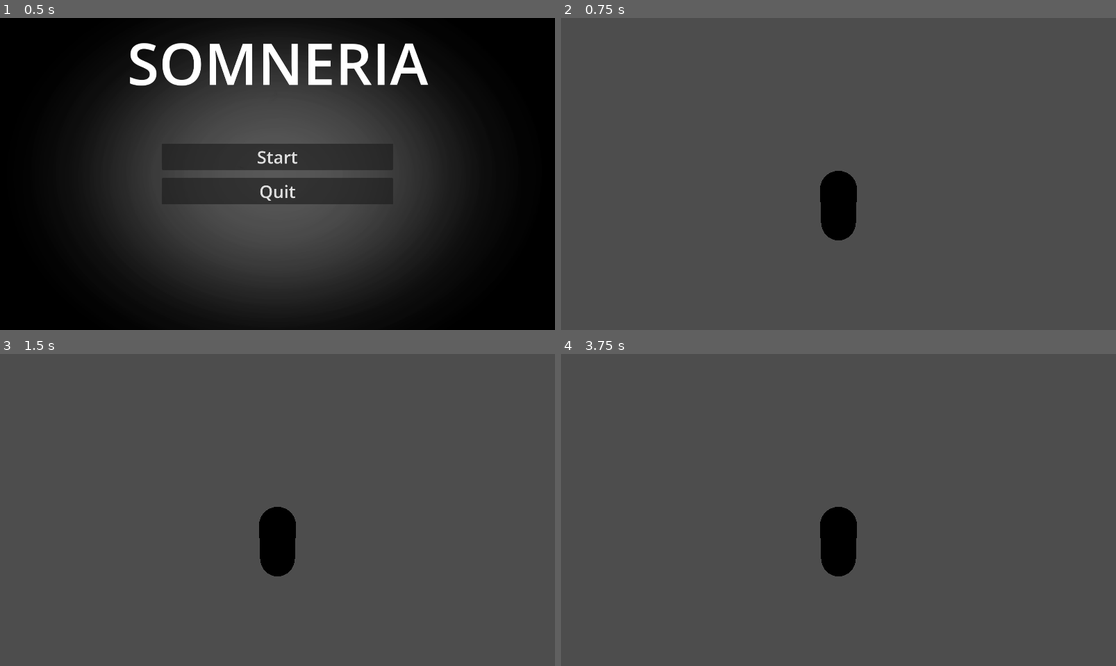
Above: before the commit, frames 1-4 (two rows, left to right).
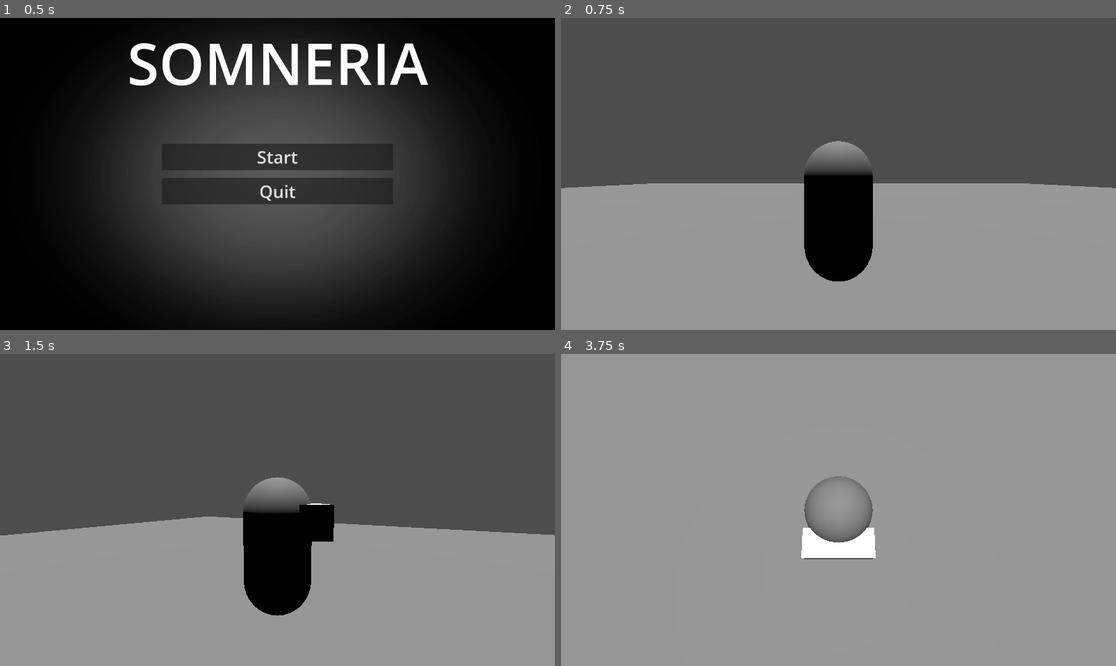
Above: after the commit, the same moments.

Repository: Kaympe20/somneria
Game: Godot game, scene res://main.tscn
The game is run twice, just before and just after one commit, with the same random seed, the same clock (stepped at 60 frames per second) and the same inputs.
Inputs (mouse positions are in pixels of both pictures, inside the frame that each line leads up to):
- Up to frame 1 (0.5 s): no input
- Up to frame 2 (0.75 s): click "Start" at 0.5 s
- Up to frame 3 (1.5 s): tap Enter at 1.25 s; move the mouse to (399, 494) at 1.27 s; hold Right (right, bound only after the commit) from 1.28 s (still down); tap Space (jump, bound only after the commit) at 1.35 s
- Up to frame 4 (3.75 s): tap Space (jump, bound only after the commit) at 1.52, 1.82, 2.1, 2.27, 2.57, 2.75, 2.85, 3.6 s; move the mouse to (727, 525) at 2.02 s; release Right (right, bound only after the commit) at 2.03 s; hold S (back, bound only after the commit) 2.03-2.78 s; move the mouse to (894, 441) at 2.77 s; hold Right (right, bound only after the commit) 2.78-3.53 s; move the mouse to (810, 572) at 3.52 s; hold W (forward, bound only after the commit) from 3.53 s (still down)

Frame 1 is identical in both runs. In frame 2, 46% of the frame differs, in the area x 0-100%, y 39-100%; in frame 3, 45%; in frame 4, 100%, in the area x 0-100%, y 0-100%.

Commit message:
start setting up camera-relative movement

Diff:
--- a/components/player/thirdPerson/thirdPerson.tscn
+++ b/components/player/thirdPerson/thirdPerson.tscn
@@ -1,19 +1,37 @@
 [gd_scene format=3 uid="uid://csbngv28gx0ml"]
 
+[ext_resource type="Script" uid="uid://bkru4wk781xlw" path="res://components/player/thirdPerson/third_person.gd" id="1_08oh2"]
+
 [sub_resource type="CapsuleMesh" id="CapsuleMesh_3xv07"]
+
+[sub_resource type="StandardMaterial3D" id="StandardMaterial3D_08oh2"]
+
+[sub_resource type="BoxMesh" id="BoxMesh_psduf"]
+material = SubResource("StandardMaterial3D_08oh2")
 
 [sub_resource type="CapsuleShape3D" id="CapsuleShape3D_08oh2"]
 
 [node name="ThirdPerson" type="CharacterBody3D" unique_id=1491157744]
+script = ExtResource("1_08oh2")
 
-[node name="MeshInstance3D" type="MeshInstance3D" parent="." unique_id=1585181502]
+[node name="Pivot" type="Node3D" parent="." unique_id=1026410499]
+
+[node name="MeshInstance3D" type="MeshInstance3D" parent="Pivot" unique_id=1585181502]
 transform = Transform3D(1, 0, 0, 0, 1, 0, 0, 0, 1, 0, 1, 0)
 mesh = SubResource("CapsuleMesh_3xv07")
+
+[node name="MeshInstance3D2" type="MeshInstance3D" parent="Pivot" unique_id=1347341916]
+transform = Transform3D(1, 0, 0, 0, 0.46006912, 0, 0, 0, 0.4136588, 0, 1.3817252, -0.48818803)
+mesh = SubResource("BoxMesh_psduf")
 
 [node name="CollisionShape3D" type="CollisionShape3D" parent="." unique_id=365808342]
 transform = Transform3D(1, 0, 0, 0, 1, 0, 0, 0, 1, 0, 1, 0)
 shape = SubResource("CapsuleShape3D_08oh2")
 
-[node name="Camera3D" type="Camera3D" parent="." unique_id=1169509285]
-transform = Transform3D(1, 0, 0, 0, 0.9659259, 0.25881904, 0, -0.25881904, 0.9659259, 0, 3, 4)
-fov = 90.0
+[node name="CameraPivot" type="Node3D" parent="." unique_id=2145842441]
+transform = Transform3D(1, 0, 0, 0, 1, 0, 0, 0, 1, 0, 1.5232115, 0)
+
+[node name="SpringArm3D" type="SpringArm3D" parent="CameraPivot" unique_id=1674420574]
+spring_length = 3.0
+
+[node name="Camera3D" type="Camera3D" parent="CameraPivot/SpringArm3D" unique_id=856313564]
--- /dev/null
+++ b/components/player/thirdPerson/third_person.gd
@@ -0,0 +1,90 @@
+extends CharacterBody3D
+
+@export var speed = 14; #player movement speed, in mps
+@export var fallAcceleration = 75; # player acceleration, in meters per second squared
+
+# Vertical impulse applied to the character upon jumping in meters per second.
+@export var jump_impulse = 20;
+
+@onready var _camera_pivot: Node3D = $CameraPivot;
+
+
+var targetVelocity = Vector3.ZERO;
+
+# Called when the node enters the scene tree for the first time.
+func _ready() -> void:
+	pass # Replace with function body.
+
+
+# Called every frame. 'delta' is the elapsed time since the previous frame.
+func _process(delta: float) -> void:
+	pass
+
+
+func _physics_process(delta: float) -> void:
+	var inputDirection = Vector2.ZERO
+
+	if Input.is_action_pressed("right"):
+		inputDirection.x += 1
+	if Input.is_action_pressed("left"):
+		inputDirection.x -= 1
+	if Input.is_action_pressed("back"):
+		inputDirection.y += 1
+	if Input.is_action_pressed("forward"):
+		inputDirection.y -= 1
+
+	inputDirection = inputDirection.normalized()
+
+	# Get camera directions
+	var forward = -_camera_pivot.global_transform.basis.z
+	var right = _camera_pivot.global_transform.basis.x
+
+	# Flatten so movement stays horizontal
+	forward.y = 0
+	right.y = 0
+	forward = forward.normalized()
+	right = right.normalized()
+
+	# Convert input into world direction relative to camera
+	var direction = (right * inputDirection.x + forward * inputDirection.y).normalized()
+
+	#old pre-mouse movement code
+	#if Input.is_action_pressed("right"):
+		#direction.x += 1;
+	#if Input.is_action_pressed("left"):
+		#direction.x -= 1;
+	#if Input.is_action_pressed("back"):
+		#direction.z += 1;
+	#if Input.is_action_pressed("forward"):
+		#direction.z -= 1;
+
+	if direction != Vector3.ZERO:
+		direction = direction.normalized();
+		# Setting the basis property will affect the rotation of the node.
+		$Pivot.basis = Basis.looking_at(direction);
+
+	targetVelocity.x = direction.x * speed;
+	targetVelocity.z = direction.z * speed;
+
+	if not is_on_floor(): # If in the air, fall towards the floor. Literally gravity
+		targetVelocity.y = targetVelocity.y - (fallAcceleration * delta);
+
+	velocity = targetVelocity;
+
+	# Jumping.
+	if is_on_floor() and Input.is_action_just_pressed("jump"):
+		targetVelocity.y = jump_impulse;
+
+	move_and_slide();
+
+
+@export_range(0.0, 1.0) var mouse_sensitivity = 0.01
+@export var tilt_limit = deg_to_rad(75)
+
+func _unhandled_input(event: InputEvent) -> void:
+	# Mouselook implemented using `screen_relative` for resolution-independent sensitivity.
+	if event is InputEventMouseMotion:
+		_camera_pivot.rotation.x -= event.screen_relative.y * mouse_sensitivity
+		# Prevent the camera from rotating too far up or down.
+		_camera_pivot.rotation.x = clampf(_camera_pivot.rotation.x, -tilt_limit, tilt_limit)
+		_camera_pivot.rotation.y += -event.screen_relative.x * mouse_sensitivity
--- a/project.godot
+++ b/project.godot
@@ -28,6 +28,38 @@
 
 enabled=PackedStringArray("res://addons/godot_super-wakatime/plugin.cfg")
 
+[input]
+
+jump={
+"deadzone": 0.2,
+"events": [Object(InputEventKey,"resource_local_to_scene":false,"resource_name":"","device":-1,"window_id":0,"alt_pressed":false,"shift_pressed":false,"ctrl_pressed":false,"meta_pressed":false,"pressed":false,"keycode":0,"physical_keycode":32,"key_label":0,"unicode":32,"location":0,"echo":false,"script":null)
+]
+}
+forward={
+"deadzone": 0.2,
+"events": [Object(InputEventKey,"resource_local_to_scene":false,"resource_name":"","device":-1,"window_id":0,"alt_pressed":false,"shift_pressed":false,"ctrl_pressed":false,"meta_pressed":false,"pressed":false,"keycode":0,"physical_keycode":87,"key_label":0,"unicode":119,"location":0,"echo":false,"script":null)
+, Object(InputEventKey,"resource_local_to_scene":false,"resource_name":"","device":-1,"window_id":0,"alt_pressed":false,"shift_pressed":false,"ctrl_pressed":false,"meta_pressed":false,"pressed":false,"keycode":0,"physical_keycode":4194320,"key_label":0,"unicode":0,"location":0,"echo":false,"script":null)
+]
+}
+back={
+"deadzone": 0.2,
+"events": [Object(InputEventKey,"resource_local_to_scene":false,"resource_name":"","device":-1,"window_id":0,"alt_pressed":false,"shift_pressed":false,"ctrl_pressed":false,"meta_pressed":false,"pressed":false,"keycode":0,"physical_keycode":83,"key_label":0,"unicode":115,"location":0,"echo":false,"script":null)
+, Object(InputEventKey,"resource_local_to_scene":false,"resource_name":"","device":-1,"window_id":0,"alt_pressed":false,"shift_pressed":false,"ctrl_pressed":false,"meta_pressed":false,"pressed":false,"keycode":0,"physical_keycode":4194322,"key_label":0,"unicode":0,"location":0,"echo":false,"script":null)
+]
+}
+left={
+"deadzone": 0.2,
+"events": [Object(InputEventKey,"resource_local_to_scene":false,"resource_name":"","device":-1,"window_id":0,"alt_pressed":false,"shift_pressed":false,"ctrl_pressed":false,"meta_pressed":false,"pressed":false,"keycode":0,"physical_keycode":65,"key_label":0,"unicode":97,"location":0,"echo":false,"script":null)
+, Object(InputEventKey,"resource_local_to_scene":false,"resource_name":"","device":-1,"window_id":0,"alt_pressed":false,"shift_pressed":false,"ctrl_pressed":false,"meta_pressed":false,"pressed":false,"keycode":0,"physical_keycode":4194319,"key_label":0,"unicode":0,"location":0,"echo":false,"script":null)
+]
+}
+right={
+"deadzone": 0.2,
+"events": [Object(InputEventKey,"resource_local_to_scene":false,"resource_name":"","device":-1,"window_id":0,"alt_pressed":false,"shift_pressed":false,"ctrl_pressed":false,"meta_pressed":false,"pressed":false,"keycode":0,"physical_keycode":4194321,"key_label":0,"unicode":0,"location":0,"echo":false,"script":null)
+, Object(InputEventKey,"resource_local_to_scene":false,"resource_name":"","device":-1,"window_id":0,"alt_pressed":false,"shift_pressed":false,"ctrl_pressed":false,"meta_pressed":false,"pressed":false,"keycode":0,"physical_keycode":68,"key_label":0,"unicode":100,"location":0,"echo":false,"script":null)
+]
+}
+
 [physics]
 
 3d/physics_engine="Jolt Physics"
--- a/scenes/bedroom/bedroom.tscn
+++ b/scenes/bedroom/bedroom.tscn
@@ -2,6 +2,25 @@
 
 [ext_resource type="PackedScene" uid="uid://csbngv28gx0ml" path="res://components/player/thirdPerson/thirdPerson.tscn" id="1_5gqdm"]
 
+[sub_resource type="BoxShape3D" id="BoxShape3D_5gqdm"]
+size = Vector3(60, 1, 60)
+
+[sub_resource type="BoxMesh" id="BoxMesh_v4gs4"]
+size = Vector3(60, 1, 60)
+
 [node name="Bedroom" type="Node3D" unique_id=11163883]
 
+[node name="Ground" type="StaticBody3D" parent="." unique_id=2129913279]
+
+[node name="CollisionShape3D" type="CollisionShape3D" parent="Ground" unique_id=641441169]
+transform = Transform3D(1, 0, 0, 0, 1, 0, 0, 0, 1, 0, -0.5, 0)
+shape = SubResource("BoxShape3D_5gqdm")
+
+[node name="MeshInstance3D" type="MeshInstance3D" parent="Ground" unique_id=1735658713]
+transform = Transform3D(1, 0, 0, 0, 1, 0, 0, 0, 1, 0, -0.5, 0)
+mesh = SubResource("BoxMesh_v4gs4")
+
 [node name="ThirdPerson" parent="." unique_id=1491157744 instance=ExtResource("1_5gqdm")]
+
+[node name="DirectionalLight3D" type="DirectionalLight3D" parent="." unique_id=381598896]
+transform = Transform3D(1, 0, 0, 0, -4.371139e-08, 1, 0, -1, -4.371139e-08, 0, 21, 0)
Not shown, added: components/player/thirdPerson/third_person.gd.uid
